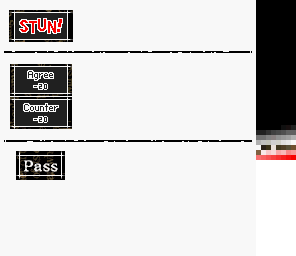
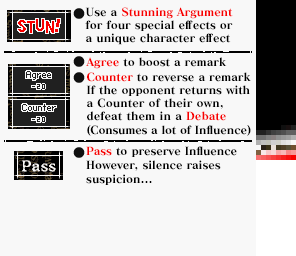
Before/after of a 296 × 256 layered artwork. What changed in the layer stack:
added layer "Pass to preserve Influence However, silence raises suspicion..." above "Agree to boost a remark Counter to reverse a remark If the op" over [86, 146, 237, 185]
added layer "Agree to boost a remark Counter to reverse a remark If the op" above "Use a Stunning Argument for four special effects or a unique ch" over [86, 57, 251, 136]
added layer "Use a Stunning Argument for four special effects or a unique ch" above "Layer 2" over [85, 7, 233, 45]
added layer "Layer 2" above "Layer 1" over [72, 8, 85, 158]
painted on "Layer 1" over [7, 9, 76, 180]
